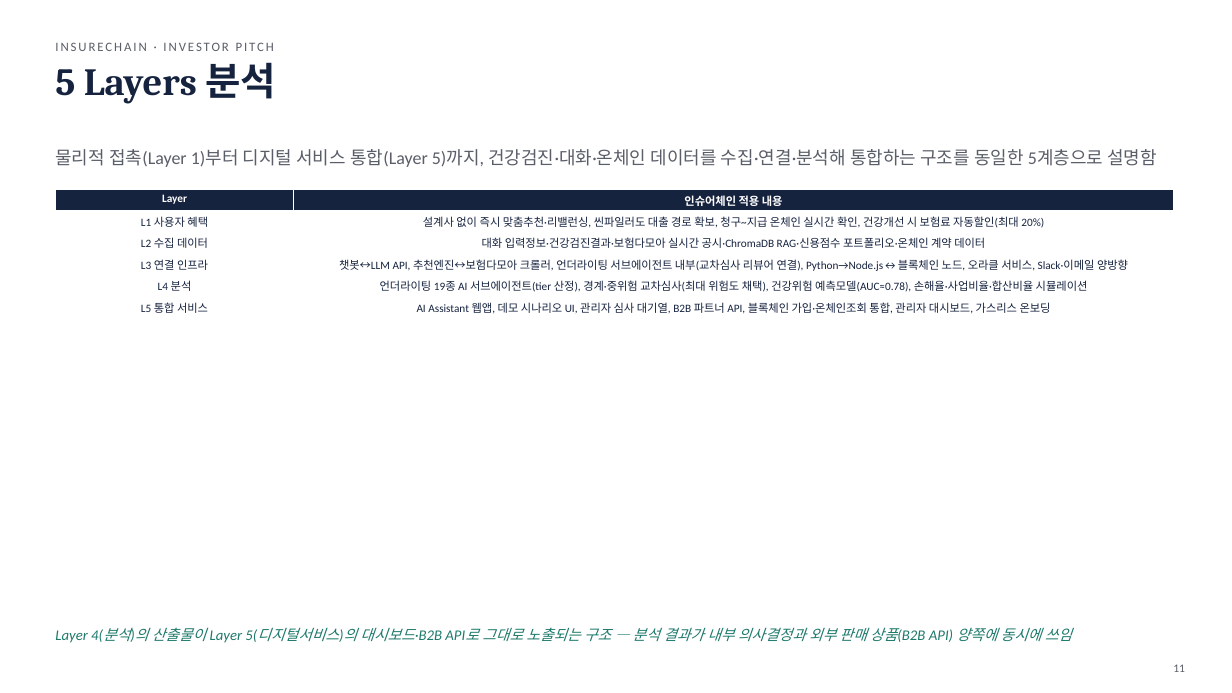
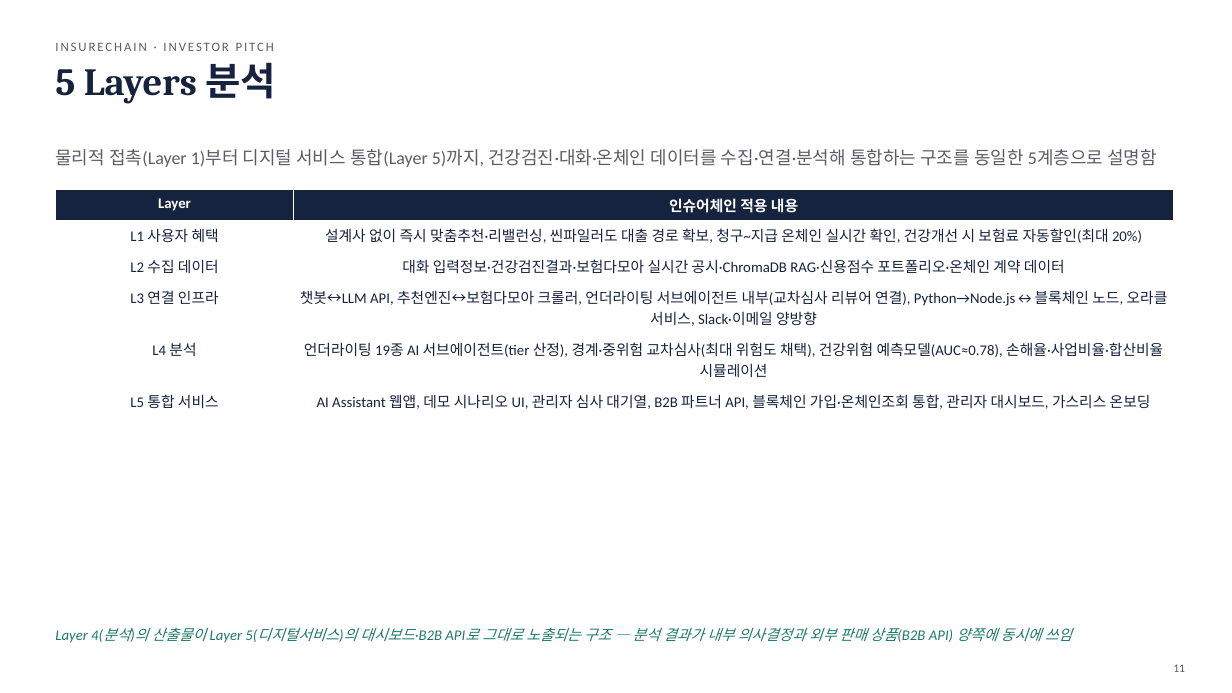
Before and after one commit to leeyonsei78/capstone_project_alpha, a slide deck: slide 11 of 인슈어체인_투자피칭_발표자료.pptx. Drawn at 1232x693 pixels with LibreOffice and Linux fonts; fonts in the diff are those of the drawing. Boxes give left, top, right and bottom in pixels: in the first picture for what was removed or moved away, otherwise in the second. Text is boxed around its words. In the diff, an @@ line names an element or a change of style, - is before the commit and + after.

```diff
--- a/인슈어체인_투자피칭_발표자료.pptx
+++ b/인슈어체인_투자피칭_발표자료.pptx
@@ table at bbox=[55, 189, 1174, 425] @@
@@ size 8.8 to 11.5 pt @@
```
Also in this commit, not shown: 22 other slides changed, 1 other file.
